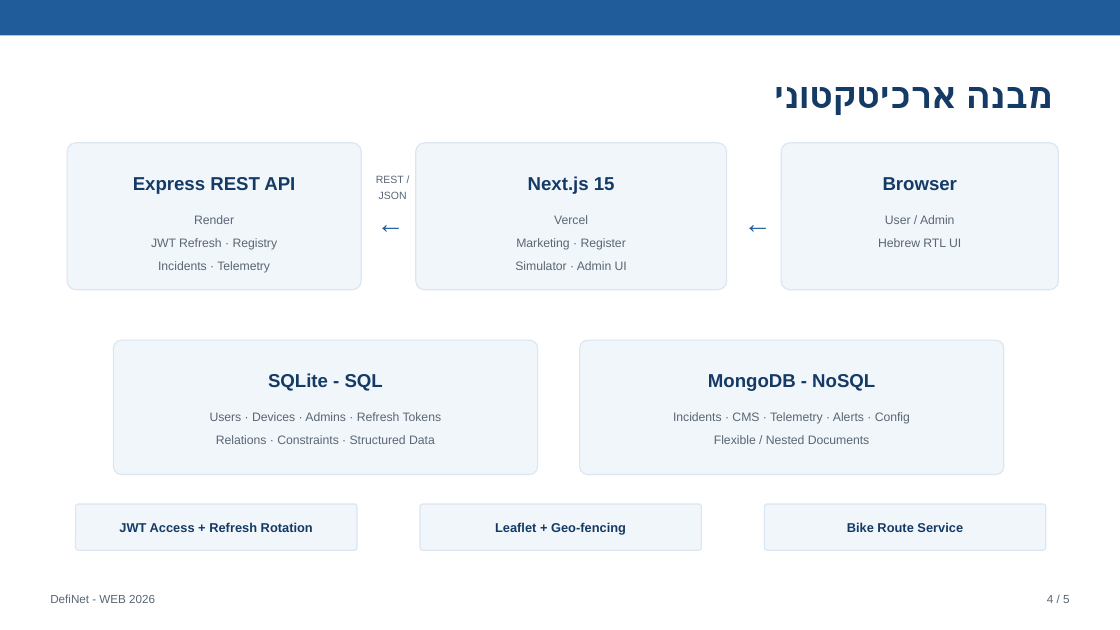
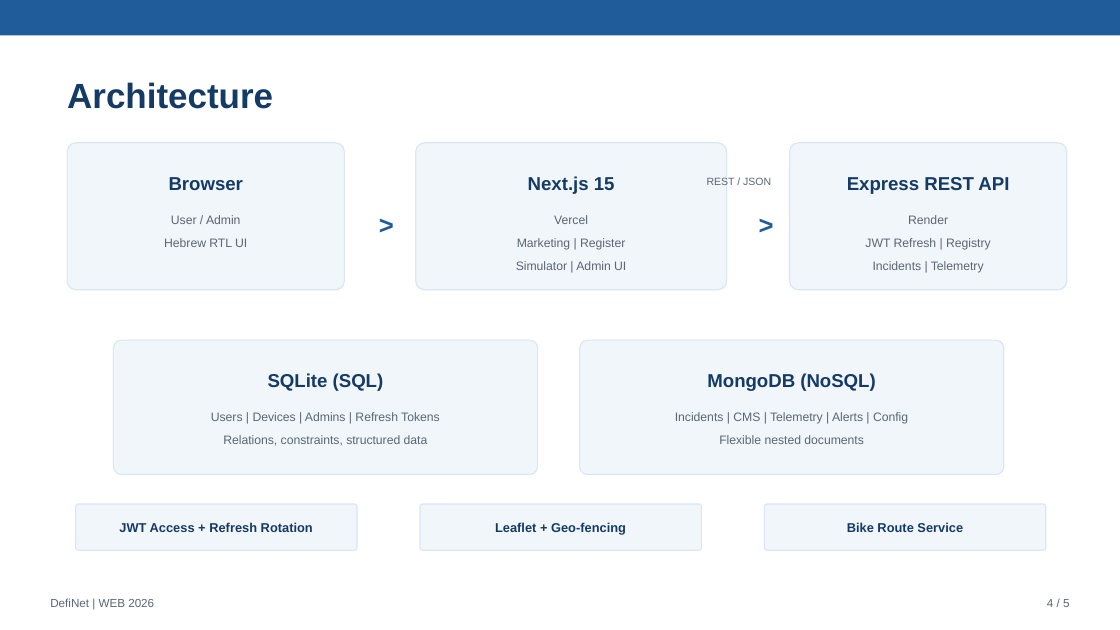
Before and after one commit to dolfinvarshev/Development-on-web-platforms, a slide deck: slide 4 of docs/DefiNet-Defense-Deck.pptx. Drawn at 1120x630 pixels with LibreOffice and Linux fonts; fonts in the diff are those of the drawing. Boxes give left, top, right and bottom in pixels: in the first picture for what was removed or moved away, otherwise in the second. Text is boxed around its words. In the diff, an @@ line names an element or a change of style, - is before the commit and + after.

```diff
--- a/docs/DefiNet-Defense-Deck.pptx
+++ b/docs/DefiNet-Defense-Deck.pptx
@@ text at box(67, 82, 273, 109): text changed @@
-מבנה ארכיטקטוני
+Architecture
@@ 2 texts, 1 rounded rectangle: place and size @@
-2 texts, 1 rounded rectangle at box(781, 143, 1059, 290)
+2 texts, 1 rounded rectangle at box(67, 143, 344, 290)
@@ rounded rectangle: place and size @@
-rounded rectangle at box(67, 143, 361, 290)
+rounded rectangle at box(790, 143, 1067, 290)
@@ text "REST / JSON" rewrapped from box(376, 175, 407, 199) to box(707, 177, 771, 185) @@
@@ less space between paragraphs in 3 elements at box(528, 176, 615, 194), box(169, 177, 243, 190), box(847, 177, 1009, 194) @@
@@ text "Express REST API": place and size @@
-text "Express REST API" at box(133, 177, 295, 194)
+text "Express REST API" at box(847, 177, 1009, 194)
@@ text at box(361, 202, 412, 235): text changed; size 24 to 22 pt; bold on @@
-←
+>
@@ text at box(741, 202, 791, 235): text changed; size 24 to 22 pt; bold on @@
-←
+>
@@ text "Render": place and size @@
-text "Render" at box(151, 215, 278, 273)
+text "Render" at box(865, 215, 991, 273)
@@ text at box(516, 238, 626, 270): text changed @@
-Marketing · Register
-Simulator · Admin UI
+Marketing | Register
+Simulator | Admin UI
@@ text at box(865, 238, 991, 273): text changed @@
-JWT Refresh · Registry
-Incidents · Telemetry
+JWT Refresh | Registry
+Incidents | Telemetry
@@ text at box(268, 373, 384, 391): text changed @@
-SQLite - SQL
+SQLite (SQL)
@@ text at box(707, 373, 875, 391): text changed @@
-MongoDB - NoSQL
+MongoDB (NoSQL)
@@ text at box(211, 412, 440, 446): text changed @@
-Users · Devices · Admins · Refresh Tokens
-Relations · Constraints · Structured Data
+Users | Devices | Admins | Refresh Tokens
+Relations, constraints, structured data
@@ text at box(675, 412, 908, 444): text changed @@
-Incidents · CMS · Telemetry · Alerts · Config
-Flexible / Nested Documents
+Incidents | CMS | Telemetry | Alerts | Config
+Flexible nested documents
@@ text at box(50, 598, 154, 607): text changed @@
-DefiNet - WEB 2026
+DefiNet | WEB 2026
@@ text "4 / 5": place and size @@
-text "4 / 5" at box(1047, 595, 1069, 603)
+text "4 / 5" at box(1047, 599, 1069, 607)
```
Also in this commit, not shown: 2 other slides changed, 2 slides added, 2 slides removed.
